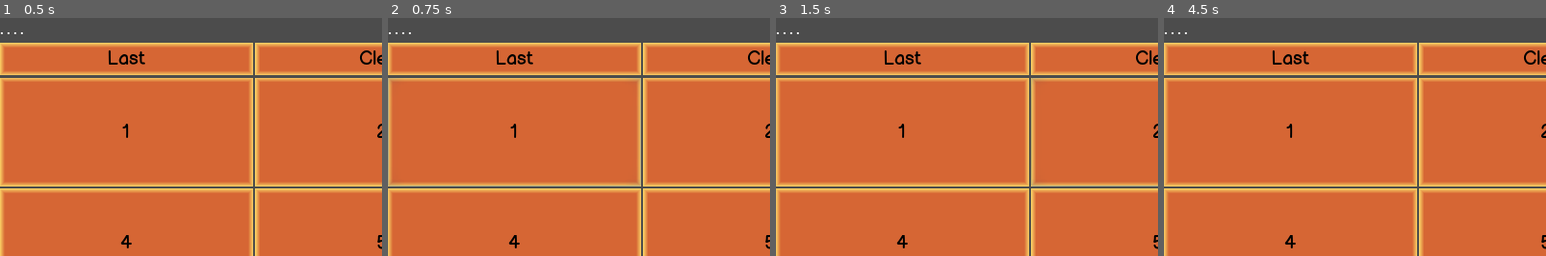
Above: before the commit, frames 1-4 (left to right).
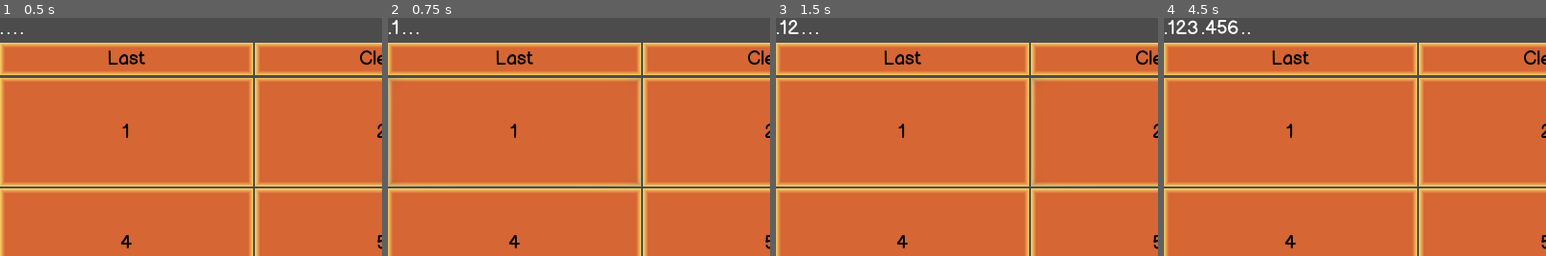
Above: after the commit, the same moments.

Repository: RaccoonHandsProductions/CanningSeason
Game: Godot game, scene res://UI/IPEntryControl.tscn
The game is run twice, just before and just after one commit, with the same random seed, the same clock (stepped at 60 frames per second) and the same inputs. This scene is started directly instead of the project's main scene.
Inputs:
- Up to frame 1 (0.5 s): no input
- Up to frame 2 (0.75 s): click "1" at 0.5 s
- Up to frame 3 (1.5 s): click "2" at 1.25 s
- Up to frame 4 (4.5 s): click "3" at 2 s; click "4" at 2.75 s; click "5" at 3.5 s; click "6" at 4.25 s
The pictures show only the part of the screen within x 0-50%, y 0-50%; the shares and areas given below are measured in that part.

Frame 1 is identical in both runs. In frame 2, less than 0.1% of the frame differs, in the area x 1-8%, y 0-7%; in frame 3, 0.1%; in frame 4, 0.5%, in the area x 1-23%, y 0-7%.

Commit message:
Established IP validation page and text loop

Diff:
--- a/project/UI/IPEntryControl.gd
+++ b/project/UI/IPEntryControl.gd
@@ -11,7 +11,7 @@
 
 func _ready():
 	for button in button_array:
-		button.connect("pressed", $VBoxContainer/OctetDisplay, "on_Button_pressed",
+		button.connect("pressed", $VBoxContainer/OctetDisplay, "on_number_Button_pressed",
 			[ int( button.name.substr(5) ) ])
 
 
--- a/project/UI/OctetDisplay.gd
+++ b/project/UI/OctetDisplay.gd
@@ -1,5 +1,32 @@
 extends HBoxContainer
 
 
-func on_Button_pressed(num:int):
+
+var current_section : Label
+var current_text_index := -1
+var current_section_index := 0
+
+onready var octet_array = [$OctetSection0, $OctetSection1,
+$OctetSection2, $OctetSection3]
+
+func _ready():
+	current_section = octet_array[0]
+
+func on_number_Button_pressed(num:int):
 	print( str( num ) )
+
+	current_text_index += 1
+	match current_text_index:
+		0:
+			current_section.text += str(num)
+		1:
+			current_section.text += str(num)
+		2:
+			current_section.text += str(num)
+			current_text_index = -1
+			current_section_index += 1
+
+	if current_section_index >= 4:
+		assert(false, "next section is out of bounds")
+	else:
+		current_section = octet_array[current_section_index]
